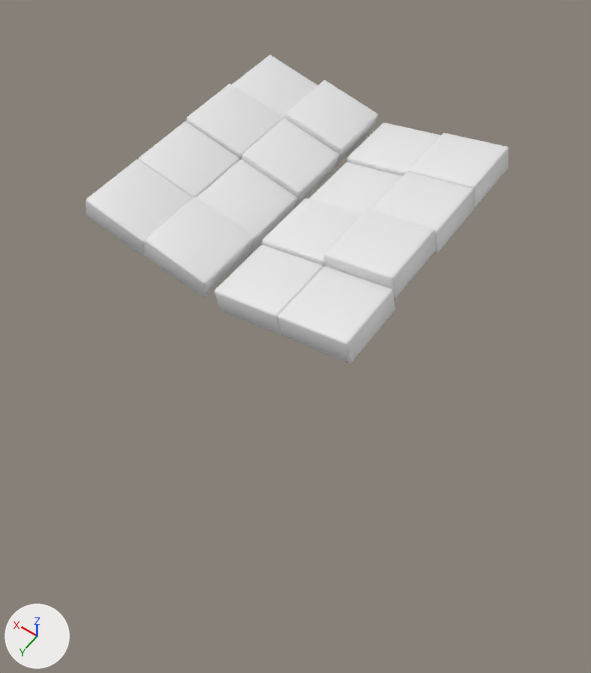
The FBX model Assets/Modelos/Trampas/trampilla piso 1.fbx: old version first, new version second.
Both versions are drawn from a 50 mm camera at (-4.79, 6.85, 7.59) aimed at (0.17, -0.09, -3.31). The axes (+X, +Y, +Z) are drawn at lower left. The lights are the same throughout. Where no turn or scale is listed for an object, it has been applied to the vertices.

Names of what the first picture shows: '4x4 a', '4x4 a.001'.
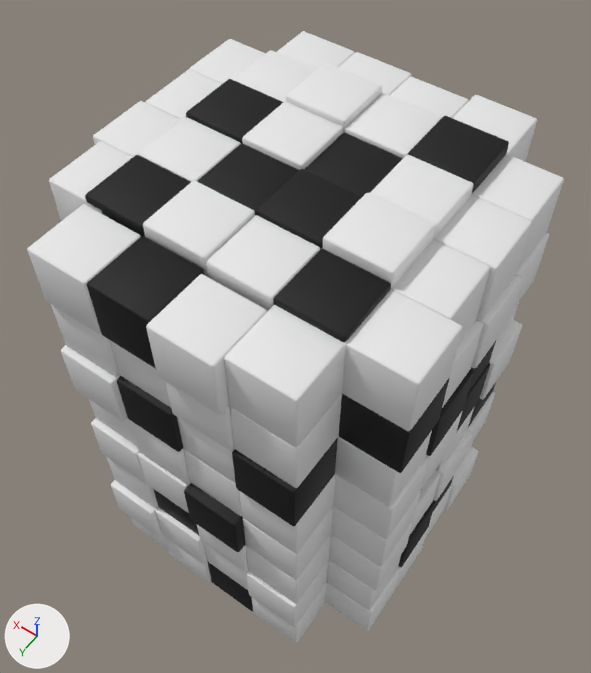
What differs and where, as boxes [x1, y1, x2, y2] in the pictures (591 x 673 px):
'4x4 a.007', added: after [27, 31, 564, 643]
    faces in mat_blanco (white #e7e7e7): [27, 31, 564, 643]
    faces in mat_negro (black #000000): [87, 236, 497, 611]
'4x4 a', recoloured, moved, turned: before [214, 123, 509, 363]; after [206, 93, 509, 342]
'4x4 a.001', recoloured, moved, turned: before [86, 55, 378, 298]; after [85, 50, 382, 276]
part 1 of me_cube_001, recoloured: before [262, 133, 509, 363]; after [257, 116, 509, 342]
part 2 of me_cube_000, recoloured: before [86, 84, 297, 257]; after [85, 79, 299, 237]

The change in detail:
Material 'negro' (mat_negro) is new.
Its base color is (0.0, 0.0, 0.0) (black #000000).
Its roughness is 0.69.
Material 'blanco' (mat_blanco) is new.
Its base color is (0.8, 0.8, 0.8) (white #e7e7e7).
Its roughness is 0.69.
me_cube_001 has 448 vertices, 432 faces and spans x -0.03..1.97, y -2.0..2.0, z -0.5..0.02.
me_cube_001 is used by ob_4x4_a; location (-1.97, 0.0, 0.51); rotation (0.0, 0.205, 0.0), in degrees (0, 12, 0).
me_cube_001 part 1: 216 of the faces centred in x -0.03..1.97, y -2.0..2.0, z -0.5..-0.04 switch from no material to mat_negro (black #000000).
me_cube_001 now uses material mat_blanco (white #e7e7e7).
me_cube_000 has 448 vertices, 432 faces and spans x -1.97..0.03, y -2.0..2.0, z -0.4..0.12.
me_cube_000 is used by ob_4x4_a_001; location (1.97, 0.0, 0.4); rotation (0.0, -0.205, 0.0), in degrees (0, -12, 0).
me_cube_000 part 2: 162 of the faces centred in x -1.97..0.03, y -1.0..2.0, z -0.4..0.01 switch from no material to mat_negro (black #000000).
me_cube_000 now uses material mat_blanco (white #e7e7e7).
Mesh me_cube_000_1 is new.
It has 7151 vertices, 6912 faces and spans x -2.94..2.87, y -5.44..0.61, z -2.0..6.0.
Faces by material slot: [5346, 1566].
It uses material mat_blanco (white #e7e7e7).
It uses material mat_negro (black #000000).
Object '4x4 a' (ob_4x4_a) turns from (0, 12, 0) to (0, 0, 0) degrees about x, y and z.
Object '4x4 a' (ob_4x4_a) moves from (-1.97, 0.0, 0.51) to (-1.97, 0.0, 0.6).
Object '4x4 a.001' (ob_4x4_a_001) turns from (0, -12, 0) to (0, 0, 0) degrees about x, y and z.
Object '4x4 a.001' (ob_4x4_a_001) moves from (1.97, 0.0, 0.4) to (1.97, 0.0, 0.49).
Object '4x4 a.007' (ob_4x4_a_007) is new; it shows me_cube_000_1.
Its location is (-0.02, 2.49, -5.65).
